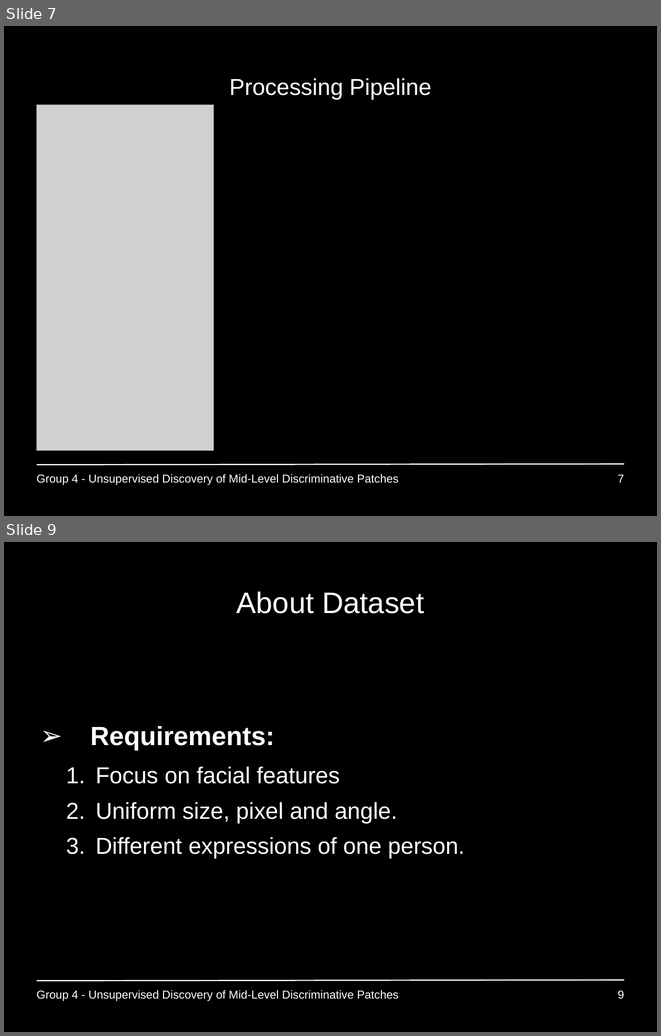
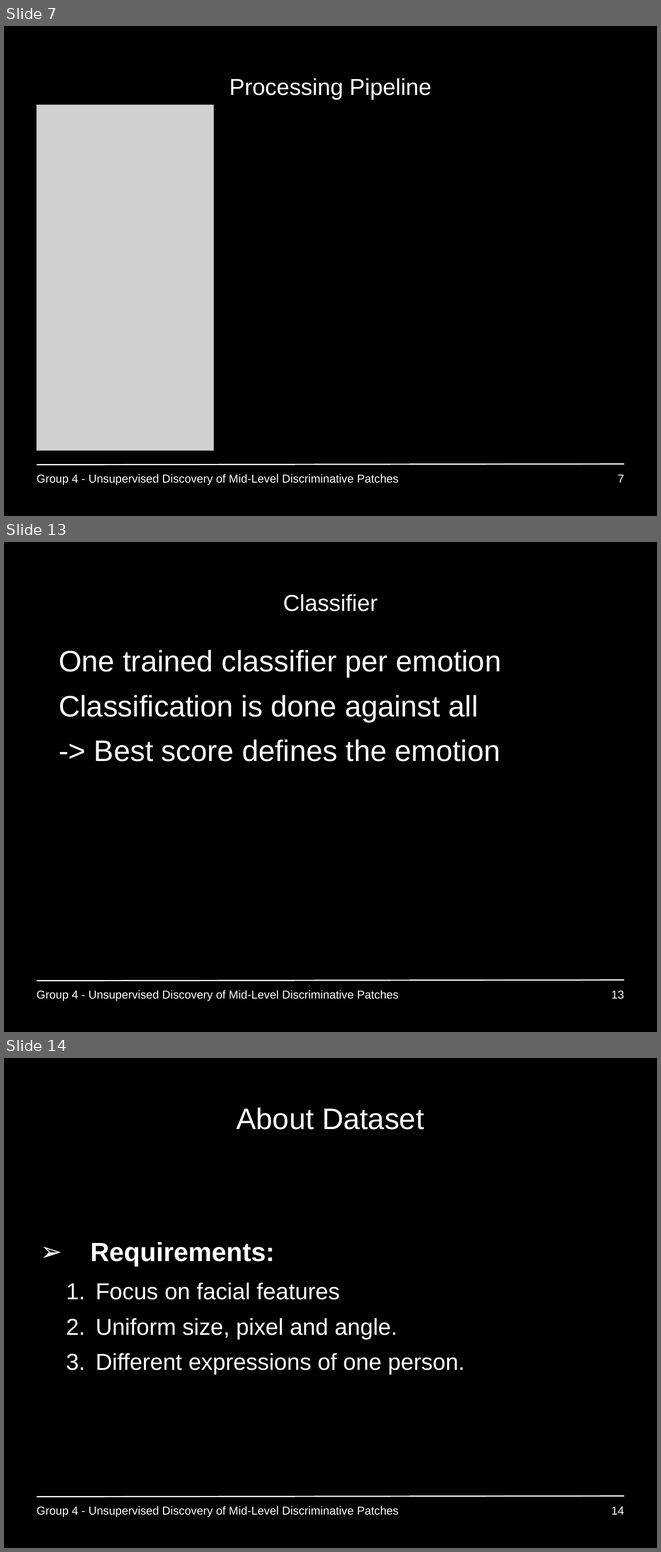
Before and after one commit to GiannisPapadopoulos/DiscriminativePatches, a slide deck: presentations/period3/MAI_Project1_Group4.ppt. Shown one above the other, each under a label of ours: slides 7 and 9 before the commit, slides 7, 13 and 14 after it; the slides between them are not shown. The pictures are 661x1036 and 661x1552 pixels, drawn with LibreOffice and Linux fonts; fonts in the diff are those of the drawing; grey boxes stand for pictures; background and template pictures are left out. Boxes give left, top, right and bottom in pixels: in the first picture for what was removed or moved away, otherwise in the second. Text is boxed around its words. In the diff, an @@ line names an element or a change of style, - is before the commit and + after.

```diff
--- a/presentations/period3/MAI_Project1_Group4.ppt
+++ b/presentations/period3/MAI_Project1_Group4.ppt
@@ slide 13 added at (x1=4, y1=542, x2=657, y2=1032), background #000000; not listed: 1 template element that a slide beside it also shows @@
@@ title added at (x1=283, y1=594, x2=378, y2=611), 28 pt, text #FFFFFF @@
+Classifier
@@ text added at (x1=59, y1=650, x2=501, y2=761), 36 pt, text #FFFFFF @@
+• One trained classifier per emotion
+• Classification is done against all
+-> Best score defines the emotion
@@ text added at (x1=36, y1=990, x2=399, y2=1000), 14 pt, text #FFFFFF @@
+Group 4 - Unsupervised Discovery of Mid-Level Discriminative Patches
@@ page number added at (x1=611, y1=990, x2=624, y2=999), 14 pt, text #FFFFFF @@
+13
@@ what was slide 9 is now slide 14 @@
@@ page number at (x1=611, y1=1506, x2=624, y2=1514): text changed @@
-9
+14
```
Also in this commit, not shown: 1 slide changed, 4 other slides added.
